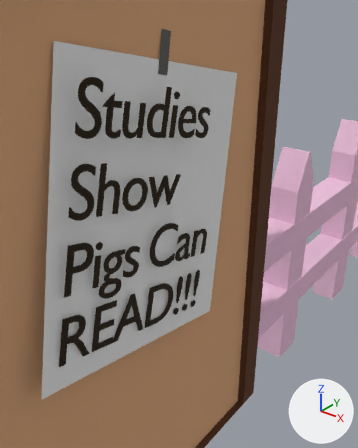
The glTF model level_editor/pigPen.glb as it was, and as the next commit left it.
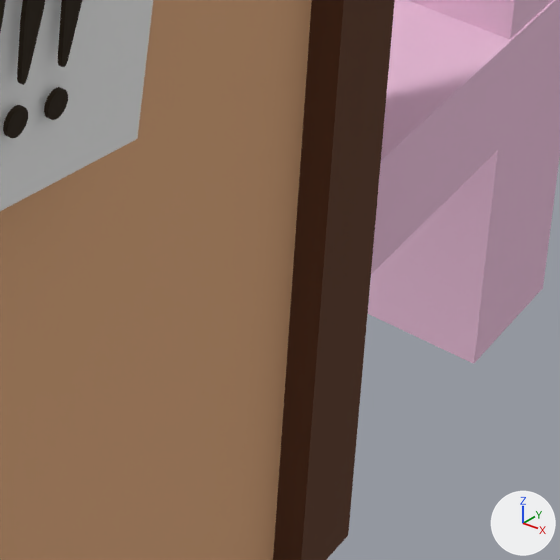
Each version is shown from a 50 mm camera at (-35.37, -5.99, 6.9) aimed at (-39.71, -0.58, 3.54), then close up on the part from 51% to 83% of the width and 63% to 89% of the height. Every picture has the same lights, and +X, +Y and +Z are marked at lower right. The last two pictures show the newer version. Where no turn or scale is listed for an object, it has been applied to the vertices.

The older version as bpy lines, for what is in view:
```python
me_cube_027 = bpy.data.meshes.new('Cube.027')
me_cube_027.from_pydata(...)  # 2556 vertices, 4412 faces; spans x -81.0..0.3, y -12.8..67.5, z -1.8..2.5
me_cube_027.materials.append(mat_fencepink)  # pink #edc1dc
me_cube_065 = bpy.data.meshes.new('Cube.065')
me_cube_065.from_pydata(...)  # a box spanning x -3.12..2.9, y -0.63..0.67, z -1.0..9.77
me_cube_065.materials.append(mat_fencewood)  # beige #daa67b
me_plane_015 = bpy.data.meshes.new('Plane.015')
me_plane_015.from_pydata([(-0.33, -1.72, 2.26), (-0.14, -2.43, -0.81), (-0.34, 0.98, 1.68), (-0.15, 0.29, -1.35)], [], [(0, 1, 3), (0, 3, 2)])
me_plane_015.materials.append(mat_paper)  # white #e7e7e7
ob_door = bpy.data.objects.new('Door', me_cube_065)
ob_door.location = (-38.964, -3.008, 1.107)
ob_door.rotation_euler = (3.142, 0.0, -1.571)  # degrees (180, 0, -90)
ob_door.scale = (-1.0, -0.354, -1.0)
ob_fences = bpy.data.objects.new('Fences', me_cube_027)
ob_fences.location = (41.703, -27.822, 1.817)
ob_paper2 = bpy.data.objects.new('Paper2', me_plane_015)
ob_paper2.location = (-38.373, -1.679, 4.242)
# also in view: 'Message2' at (-38.51, -2.7, 4.71); 'DoorFrame' at (-38.96, -3.12, 5.67)
```
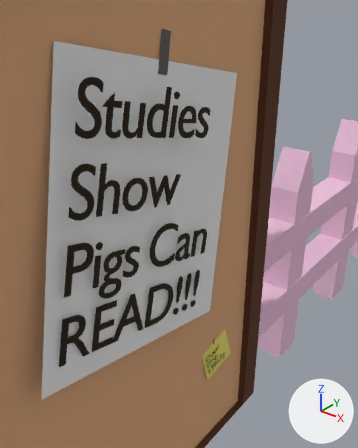
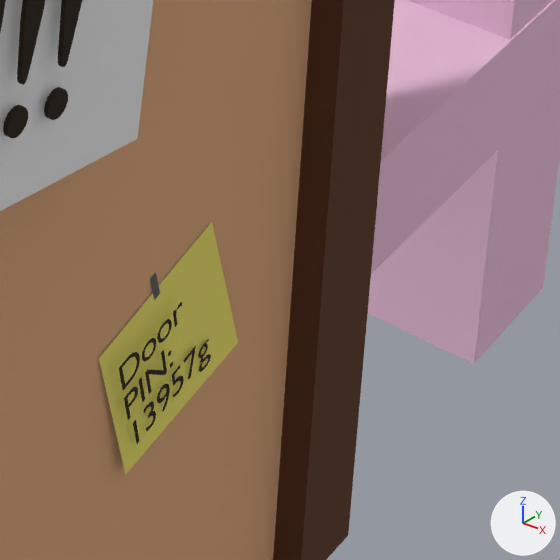
Location of each change, [x1, y1, x2, y2] in pixels of the close-ups (560 x 560 px):
```json
{"object": "Paper3", "change": "added", "after": [99, 222, 238, 475], "on screen": "yellow"}
{"object": "Message3", "change": "added", "after": [119, 302, 211, 444]}
{"object": "Tape3", "change": "added", "after": [150, 272, 160, 300]}
```

Scene script edits in JSON lines:
```json
{"op": "add", "block": "mat_codepaper", "code": ["mat_codepaper = principled_material('CodePaper')", "mat_codepaper.base_color = (0.801, 0.722, 0.143)  # yellow #e7dd6a", "mat_codepaper.roughness = 1.0"]}
{"op": "add", "block": "me_message1_004", "code": ["me_message1_004 = bpy.data.meshes.new('Message1.004')", "me_message1_004.from_pydata(...)  # 1091 vertices, 1075 faces; spans x 0.0, y -0.014..0.515, z -0.278..0.151", "me_message1_004.materials.append(mat_blacktext)  # black #251700"]}
{"op": "add", "block": "me_plane_019", "code": ["me_plane_019 = bpy.data.meshes.new('Plane.019')", "me_plane_019.from_pydata([(-0.075, -0.576, 0.292), (-0.047, -0.452, -0.25), (-0.077, 0.035, 0.442), (-0.026, 0.156, -0.106)], [], [(0, 1, 3), (0, 3, 2)])", "me_plane_019.materials.append(mat_codepaper)  # yellow #e7dd6a"]}
{"op": "add", "block": "me_plane_018", "code": ["me_plane_018 = bpy.data.meshes.new('Plane.018')", "me_plane_018.from_pydata([(-0.0789, -0.3071, 0.4243), (-0.0789, -0.2755, 0.4321), (-0.0729, -0.2856, 0.3304), (-0.073, -0.254, 0.3382)], [], [(1, 0, 2), (1, 2, 3)])", "me_plane_018.materials.append(mat_tapegray)  # dark grey #605e5c"]}
{"op": "add", "block": "ob_message3", "code": ["ob_message3 = bpy.data.objects.new('Message3', me_message1_004)", "ob_message3.location = (-38.678, -1.207, 1.766)"]}
{"op": "add", "block": "ob_paper3", "code": ["ob_paper3 = bpy.data.objects.new('Paper3', me_plane_019)", "ob_paper3.location = (-38.647, -0.689, 1.63)"]}
{"op": "add", "block": "ob_tape3", "code": ["ob_tape3 = bpy.data.objects.new('Tape3', me_plane_018)", "ob_tape3.location = (-38.647, -0.689, 1.63)"]}
```
